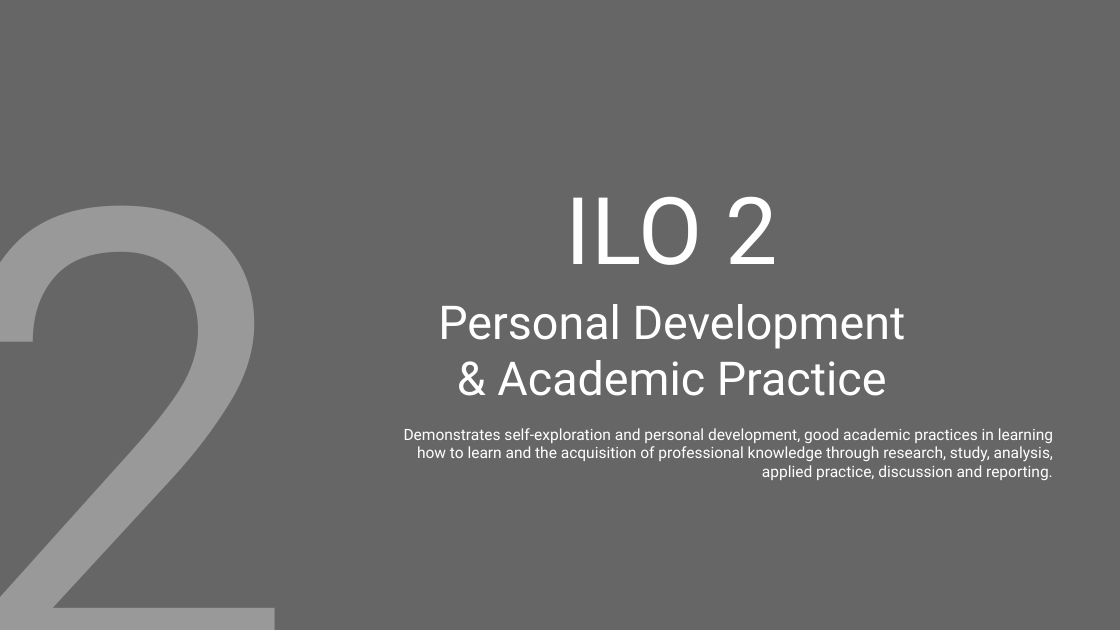
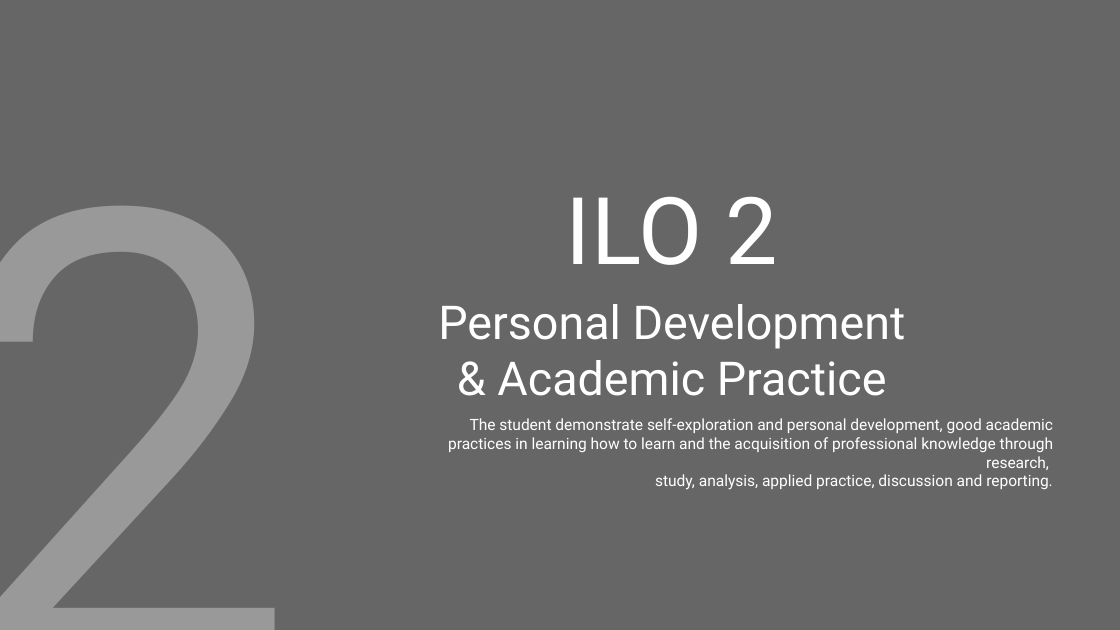
Before and after one commit to PsDragon/ADSAI_FOR_SECOND_YEARS, a slide deck: slide 26 of docs/Year2/BlockA/MS Teams Assignment Template/2022-23-ADS_AI Learning Log Y2A.pptx (slide 29 before the commit). Drawn at 1120x630 pixels with LibreOffice and Linux fonts; fonts in the diff are those of the drawing. Boxes give left, top, right and bottom in pixels: in the first picture for what was removed or moved away, otherwise in the second. Text is boxed around its words. In the diff, an @@ line names an element or a change of style, - is before the commit and + after.

Commit message:
Y2A - MS Teams Assignment Update: Learning Log + Assessment Rubric

```diff
--- a/docs/Year2/BlockA/MS Teams Assignment Template/2022-23-ADS_AI Learning Log Y2A.pptx
+++ b/docs/Year2/BlockA/MS Teams Assignment Template/2022-23-ADS_AI Learning Log Y2A.pptx
@@ subtitle at box(448, 418, 1053, 490): text changed @@
-Demonstrates self-exploration and personal development, good academic practices in learning how to learn and the acquisition of professional knowledge through research, study, analysis, applied practice, discussion and reporting.
+The student demonstrate self-exploration and personal development, good academic practices in learning how to learn and the acquisition of professional knowledge through research,
+study, analysis, applied practice, discussion and reporting.
```
Also in this commit, not shown: 12 other slides changed, 4 slides removed, 1 other file.
